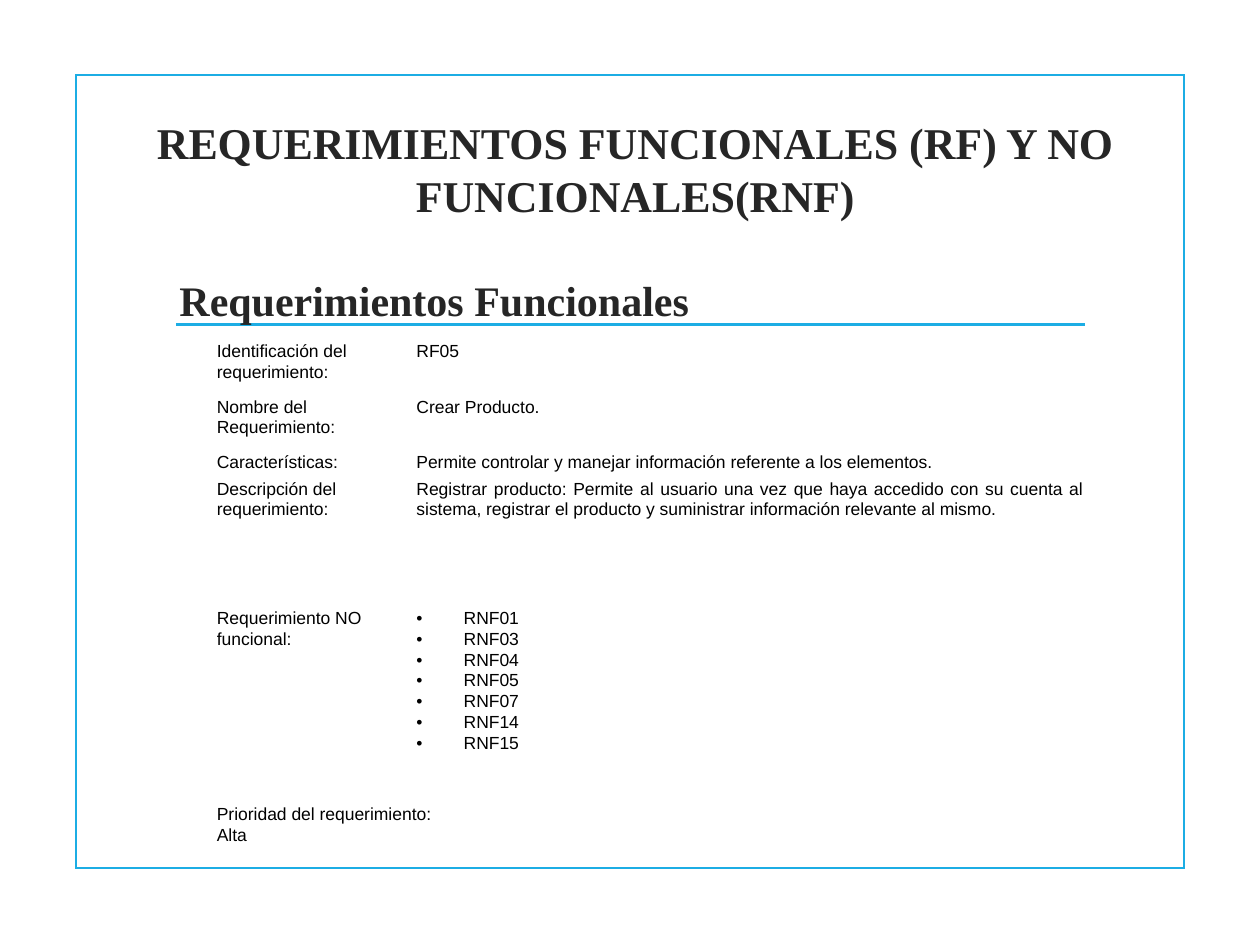
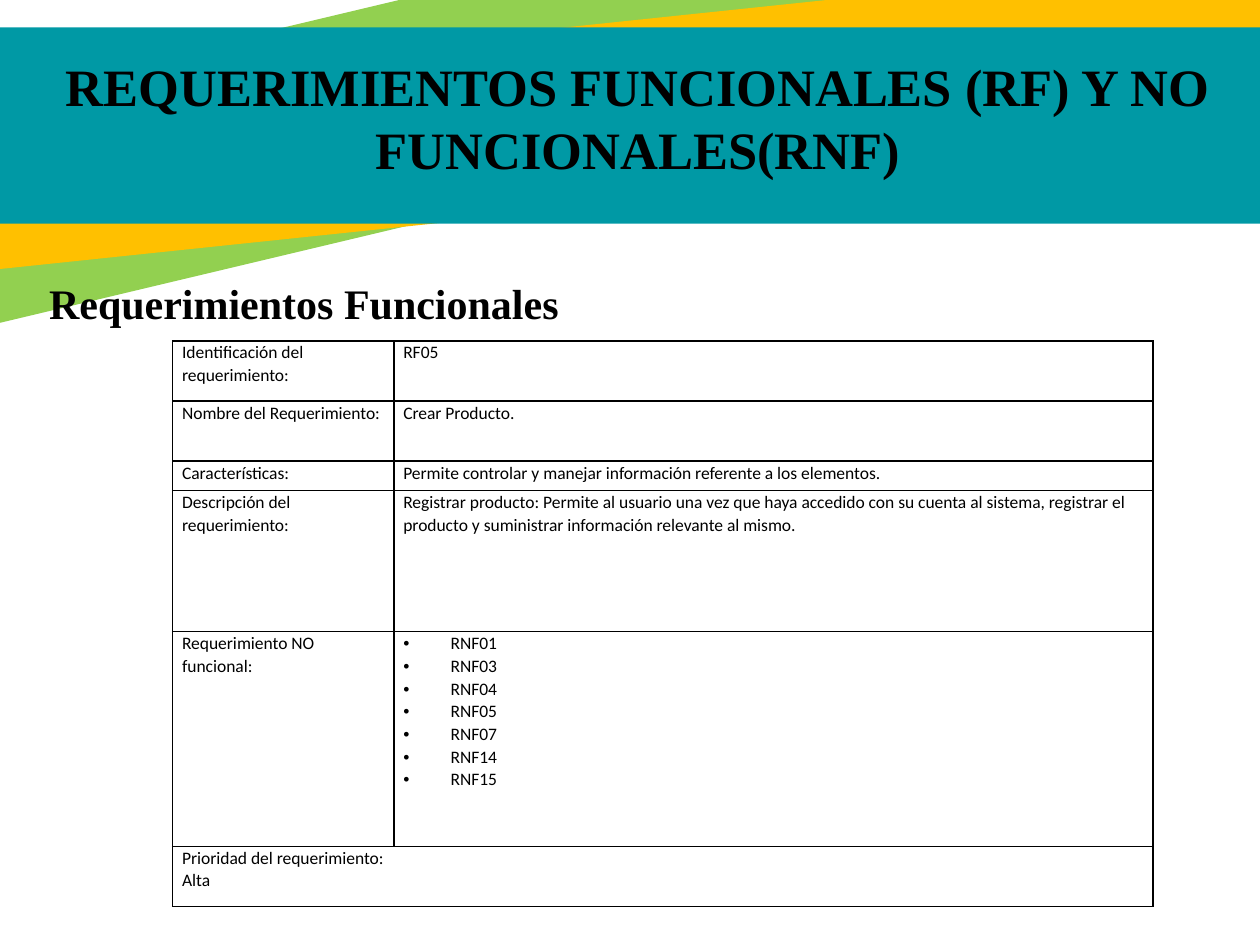
Before and after one commit to jackas779/proyecto, a slide deck: slide 17 of Presentación - Proyecto.pptx. Drawn at 1260x945 pixels with LibreOffice and Linux fonts; fonts in the diff are those of the drawing; background and template pictures are left out. Boxes give left, top, right and bottom in pixels: in the first picture for what was removed or moved away, otherwise in the second. Text is boxed around its words. In the diff, an @@ line names an element or a change of style, - is before the commit and + after.

```diff
--- a/Presentación - Proyecto.pptx
+++ b/Presentación - Proyecto.pptx
@@ rectangle added at (0,0,1260,387), fill #92D050 @@
@@ rectangle added at (0,0,1260,283), fill #FFC000 @@
@@ rectangle added at (0,28,1260,224), fill #0099A5 @@
@@ text "REQUERIMIENTOS FUNCIONALES (RF) Y NO ...": place and size @@
-text "REQUERIMIENTOS FUNCIONALES (RF) Y NO ..." at (157,129,1113,221)
+text "REQUERIMIENTOS FUNCIONALES (RF) Y NO ..." at (66,70,1209,180)
@@ text "REQUERIMIENTOS FUNCIONALES (RF) Y NO ..." at (66,70,1209,180): size 25.1 to 30 pt, text colour #262626 to #000000 @@
@@ rectangle removed at (77,74,1184,868) @@
@@ text "Requerimientos Funcionales": place and size @@
-text "Requerimientos Funcionales" at (179,287,689,326)
+text "Requerimientos Funcionales" at (49,286,559,328)
@@ text "Requerimientos Funcionales" at (49,286,559,328): text colour #262626 to #000000 @@
@@ line removed from (176, 325) to (1085, 325) @@
@@ table at (173,341,1153,907) @@
@@ font Arial to Calibri @@
@@ alignment justified to left @@
@@ table: place and size @@
-table at (208,341,1091,859)
+table at (173,341,1153,907)
```
Also in this commit, not shown: 24 other slides changed, 4 slides added, 3 slides removed.
